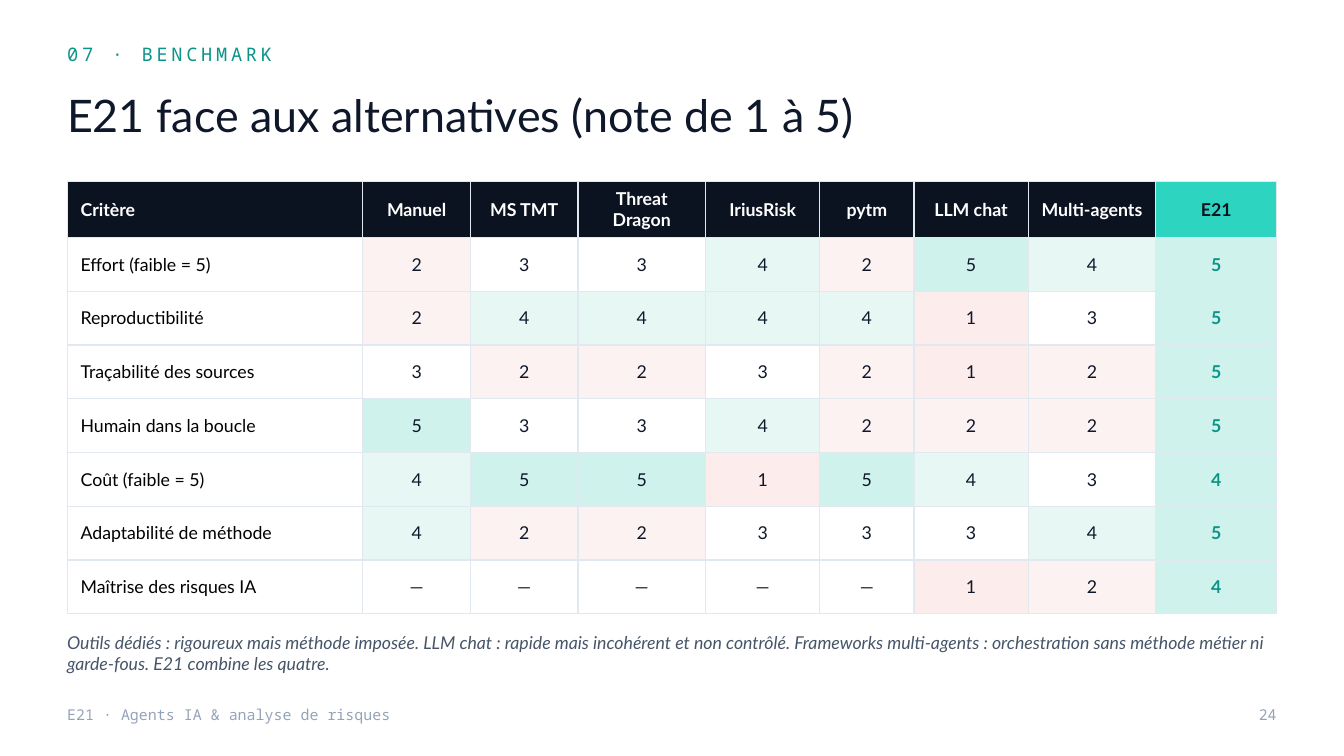
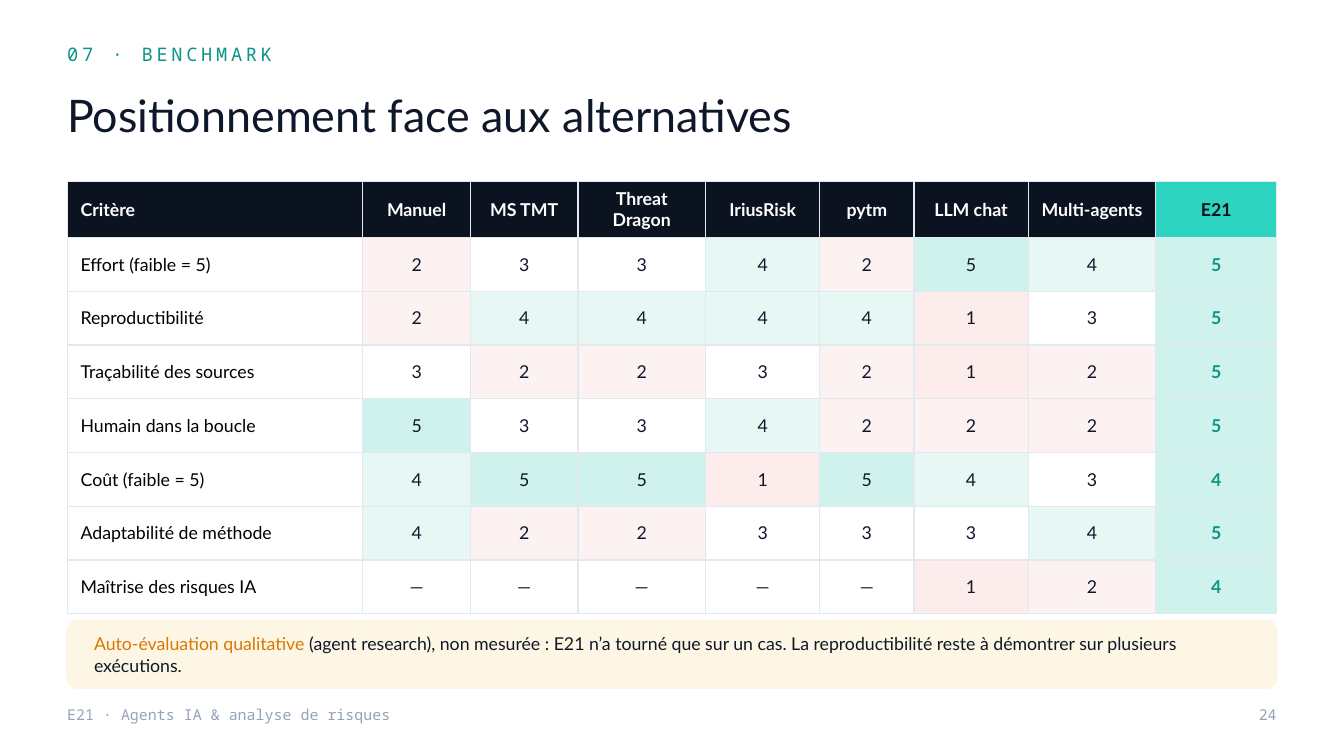
Before and after one commit to MelvinBzh/management_de_la_securite, a slide deck: slide 24 of soutenance/Soutenance_E21_Agents_IA.pptx. Drawn at 1344x756 pixels with LibreOffice and Linux fonts; fonts in the diff are those of the drawing. Boxes give left, top, right and bottom in pixels: in the first picture for what was removed or moved away, otherwise in the second. Text is boxed around its words. In the diff, an @@ line names an element or a change of style, - is before the commit and + after.

```diff
--- a/soutenance/Soutenance_E21_Agents_IA.pptx
+++ b/soutenance/Soutenance_E21_Agents_IA.pptx
@@ text at (67,99,792,133): text changed @@
-E21 face aux alternatives (note de 1 à 5)
+Positionnement face aux alternatives
@@ rounded rectangle added at (67,621,1277,688), fill #FEF6E4, outline #FEF6E4 1 pt @@
@@ text removed at (67,636,1263,673) @@
-Outils dédiés : rigoureux mais méthode imposée. LLM chat : rapide mais incohérent et non contrôlé. Frameworks multi-agents : orchestration sans méthode métier ni garde-fous. E21 combine les quatre.
@@ text added at (94,636,1176,672), 9.5 pt, text #0F172A @@
+Auto-évaluation qualitative (agent research), non mesurée : E21 n’a tourné que sur un cas. La reproductibilité reste à démontrer sur plusieurs exécutions.
```
Also in this commit, not shown: 20 other slides changed, 1 slide added, 1 slide removed.
